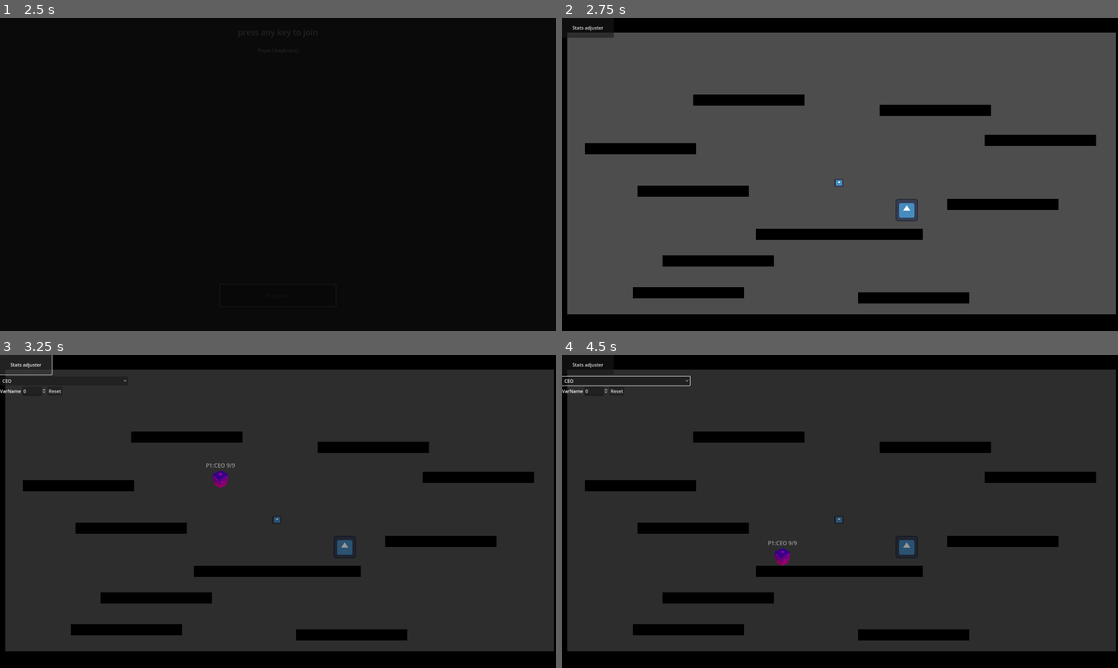
Above: before the commit, frames 1-4 (two rows, left to right).
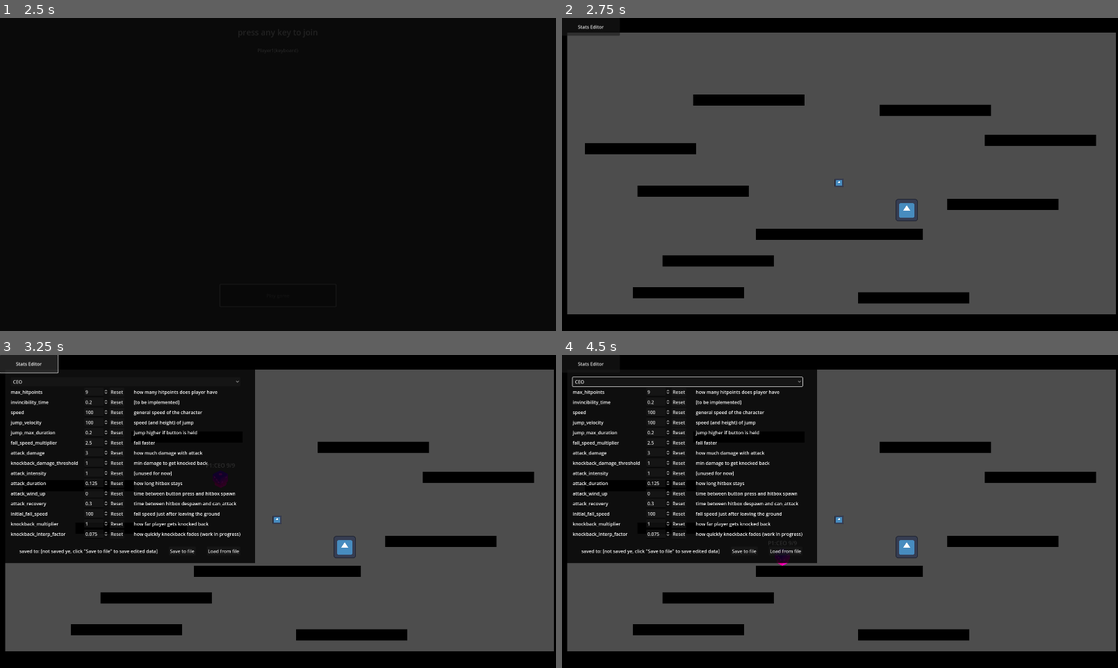
Above: after the commit, the same moments.

Repository: PlaySorbonne/projet-pixel
Game: Godot game, scene res://scenes/Menus/MenuPersistent.tscn
Same seed, same stepped clock (60 frames per second), same inputs: the game is played once before the commit and once after it. The engine's default icon, where the game draws it, is replaced by a stand-in: a white triangle on a blue panel in a dark square.
Inputs:
- Up to frame 1 (2.5 s): click "Start" at 0.5 s; tap Enter (attack) at 1.25 s; hold D (right) 1.28-2 s; hold Enter (attack) 1.28-2 s; tap Space (jump) at 1.52, 1.55, 1.82 s; click "Play game" at 2 s
- Up to frame 2 (2.75 s): no input
- Up to frame 3 (3.25 s): click "Stats adjuster" (after the commit: "Stats Editor") at 2.75 s
- Up to frame 4 (4.5 s): click "CEO" at 3.5 s; click "Reset" at 4.25 s

Frame 1 is identical in both runs. In frame 2, 0.1% of the frame differs, in the area x 1-11%, y 2-7%; in frame 3, 77%; in frame 4, 77%, in the area x 0-100%, y 2-95%.

Commit message:
GD tool UI complete

Diff:
--- a/scenes/Tools/adjust_stats.tscn
+++ b/scenes/Tools/adjust_stats.tscn
@@ -17,35 +17,148 @@
 
 [node name="ColorRect" type="ColorRect" parent="Adjuster"]
 layout_mode = 1
-anchors_preset = 15
-anchor_right = 1.0
-anchor_bottom = 1.0
+anchors_preset = -1
+anchor_left = 0.004
+anchor_right = 0.459
+anchor_bottom = 0.665
+offset_left = -7.68
+offset_right = -0.280029
+offset_bottom = -0.200012
 grow_horizontal = 2
 grow_vertical = 2
-color = Color(0, 0, 0, 0.407843)
+color = Color(0, 0, 0, 0.819608)
 
 [node name="VBoxContainer" type="VBoxContainer" parent="Adjuster"]
 layout_mode = 1
 anchors_preset = -1
-anchor_top = 0.069
-anchor_right = 0.23
-anchor_bottom = 1.0
-offset_top = -0.520004
-offset_right = 0.399994
+anchor_left = 0.019
+anchor_top = 0.071
+anchor_right = 0.433
+anchor_bottom = 0.648
+offset_left = 0.519997
+offset_top = 0.32
+offset_right = -0.360046
+offset_bottom = 0.159973
 grow_vertical = 2
 
 [node name="OptionButton" type="OptionButton" parent="Adjuster/VBoxContainer"]
 layout_mode = 2
 
-[node name="HBoxContainer" parent="Adjuster/VBoxContainer" instance=ExtResource("2_ajrgc")]
+[node name="VariableAdjuster" parent="Adjuster/VBoxContainer" instance=ExtResource("2_ajrgc")]
 layout_mode = 2
+variable_name = "max_hitpoints"
+variable_description = "how many hitpoints does player have"
+is_integer = true
+
+[node name="VariableAdjuster14" parent="Adjuster/VBoxContainer" instance=ExtResource("2_ajrgc")]
+layout_mode = 2
+variable_name = "invincibility_time"
+variable_description = "[to be implemented]"
+
+[node name="VariableAdjuster15" parent="Adjuster/VBoxContainer" instance=ExtResource("2_ajrgc")]
+layout_mode = 2
+variable_name = "speed"
+variable_description = "general speed of the character"
+
+[node name="VariableAdjuster2" parent="Adjuster/VBoxContainer" instance=ExtResource("2_ajrgc")]
+layout_mode = 2
+variable_name = "jump_velocity"
+variable_description = "speed (and height) of jump"
+
+[node name="VariableAdjuster3" parent="Adjuster/VBoxContainer" instance=ExtResource("2_ajrgc")]
+layout_mode = 2
+variable_name = "jump_max_duration"
+variable_description = "jump higher if button is held"
+
+[node name="VariableAdjuster4" parent="Adjuster/VBoxContainer" instance=ExtResource("2_ajrgc")]
+layout_mode = 2
+variable_name = "fall_speed_multiplier"
+variable_description = "fall faster"
+
+[node name="VariableAdjuster5" parent="Adjuster/VBoxContainer" instance=ExtResource("2_ajrgc")]
+layout_mode = 2
+variable_name = "attack_damage"
+variable_description = "how much damage with attack"
+is_integer = true
+
+[node name="VariableAdjuster6" parent="Adjuster/VBoxContainer" instance=ExtResource("2_ajrgc")]
+layout_mode = 2
+variable_name = "knockback_damage_threshold"
+variable_description = "min damage to get knocked back"
+is_integer = true
+
+[node name="VariableAdjuster7" parent="Adjuster/VBoxContainer" instance=ExtResource("2_ajrgc")]
+layout_mode = 2
+variable_name = "attack_intensity"
+variable_description = "[unused for now]"
+is_integer = true
+
+[node name="VariableAdjuster8" parent="Adjuster/VBoxContainer" instance=ExtResource("2_ajrgc")]
+layout_mode = 2
+variable_name = "attack_duration"
+variable_description = "how long hitbox stays"
+
+[node name="VariableAdjuster9" parent="Adjuster/VBoxContainer" instance=ExtResource("2_ajrgc")]
+layout_mode = 2
+variable_name = "attack_wind_up"
+variable_description = "time between button press and hitbox spawn"
+
+[node name="VariableAdjuster10" parent="Adjuster/VBoxContainer" instance=ExtResource("2_ajrgc")]
+layout_mode = 2
+variable_name = "attack_recovery"
+variable_description = "time between hitbox despawn and can_attack"
+
+[node name="VariableAdjuster11" parent="Adjuster/VBoxContainer" instance=ExtResource("2_ajrgc")]
+layout_mode = 2
+variable_name = "initial_fall_speed"
+variable_description = "fall speed just after leaving the ground"
+
+[node name="VariableAdjuster12" parent="Adjuster/VBoxContainer" instance=ExtResource("2_ajrgc")]
+layout_mode = 2
+variable_name = "knockback_multiplier"
+variable_description = "how far player gets knocked back"
+
+[node name="VariableAdjuster13" parent="Adjuster/VBoxContainer" instance=ExtResource("2_ajrgc")]
+layout_mode = 2
+variable_name = "knockback_interp_factor"
+variable_description = "how quickly knockback fades (work in progress)"
+
+[node name="Control" type="Control" parent="Adjuster/VBoxContainer"]
+custom_minimum_size = Vector2(0, 20)
+layout_mode = 2
+
+[node name="HBoxContainer" type="HBoxContainer" parent="Adjuster/VBoxContainer"]
+layout_mode = 2
+alignment = 2
+
+[node name="LabelLastPath" type="Label" parent="Adjuster/VBoxContainer/HBoxContainer"]
+layout_mode = 2
+text = "saved to: [not saved ye, click \"Save to file\" to save edited data]"
+
+[node name="Spacer1" type="Control" parent="Adjuster/VBoxContainer/HBoxContainer"]
+custom_minimum_size = Vector2(30, 0)
+layout_mode = 2
+
+[node name="ButtonSave" type="Button" parent="Adjuster/VBoxContainer/HBoxContainer"]
+layout_mode = 2
+text = "Save to file"
+
+[node name="Spacer2" type="Control" parent="Adjuster/VBoxContainer/HBoxContainer"]
+custom_minimum_size = Vector2(30, 0)
+layout_mode = 2
+
+[node name="ButtonLoad" type="Button" parent="Adjuster/VBoxContainer/HBoxContainer"]
+layout_mode = 2
+text = "Load from file"
 
 [node name="Button" type="Button" parent="."]
 anchors_preset = -1
-anchor_right = 0.093
-anchor_bottom = 0.063
-offset_right = 0.440002
-offset_bottom = -0.0400009
-text = "Stats adjuster"
+anchor_right = 0.104
+anchor_bottom = 0.056
+offset_right = 0.319992
+offset_bottom = 0.519997
+text = "Stats Editor"
 
+[connection signal="item_selected" from="Adjuster/VBoxContainer/OptionButton" to="." method="_on_option_button_item_selected"]
+[connection signal="pressed" from="Adjuster/VBoxContainer/HBoxContainer/ButtonSave" to="." method="_on_button_save_pressed"]
 [connection signal="pressed" from="Button" to="." method="_on_button_pressed"]
--- a/scenes/Tools/variable_adjuster.tscn
+++ b/scenes/Tools/variable_adjuster.tscn
@@ -1,14 +1,30 @@
-[gd_scene format=3 uid="uid://djuptrxjle0ux"]
+[gd_scene load_steps=2 format=3 uid="uid://djuptrxjle0ux"]
+
+[ext_resource type="Script" path="res://scripts/variable_adjuster.gd" id="1_uby5d"]
 
 [node name="VariableAdjuster" type="HBoxContainer"]
+script = ExtResource("1_uby5d")
 
-[node name="Label" type="Label" parent="."]
+[node name="LabelName" type="Label" parent="."]
+custom_minimum_size = Vector2(250, 0)
 layout_mode = 2
 text = "VarName"
 
 [node name="SpinBox" type="SpinBox" parent="."]
 layout_mode = 2
+step = 0.001
 
-[node name="Button" type="Button" parent="."]
+[node name="ButtonReset" type="Button" parent="."]
 layout_mode = 2
 text = "Reset"
+
+[node name="Spacer" type="Control" parent="."]
+custom_minimum_size = Vector2(25, 0)
+layout_mode = 2
+
+[node name="Description" type="Label" parent="."]
+layout_mode = 2
+text = "description"
+
+[connection signal="value_changed" from="SpinBox" to="." method="_on_spin_box_value_changed"]
+[connection signal="pressed" from="ButtonReset" to="." method="_on_button_reset_pressed"]
--- a/scripts/adjust_stats.gd
+++ b/scripts/adjust_stats.gd
@@ -1,11 +1,27 @@
 extends CanvasLayer
 
 var is_active := false
+var last_open_file_path : String = "user://ProjetPixelGDdata.txt"
 @onready var char_selector := $Adjuster/VBoxContainer/OptionButton
+@onready var saved_path_node := $Adjuster/VBoxContainer/HBoxContainer/LabelLastPath
+var variable_adjusters : Array = []
+var variables_data : Dictionary = {}
 
 func _ready():
+	for c in $Adjuster/VBoxContainer.get_children():
+		if c.has_method("_on_description_changed"):
+			variable_adjusters.append(c)
 	for ev in PlayerCharacter.Evolutions.keys():
 		char_selector.add_item(ev)
+		var evolution_data = {}
+		var curr_ev = PlayerCharacter.Evolutions[ev]
+		var p : PlayerCharacter = PlayerCharacter.EvolutionCharacters[curr_ev].instantiate()
+		for adj : VariableAdjuster in variable_adjusters:
+			evolution_data[adj.variable_name] = p.get(adj.variable_name)
+			if ev == "CEO":
+				adj.variable_default_value = evolution_data[adj.variable_name]
+		p.queue_free()
+		variables_data[ev] = evolution_data
 	char_selector.select(0)
 	set_adjuster_active(false)
 
@@ -15,3 +31,11 @@
 func set_adjuster_active(new_active : bool):
 	is_active = new_active
 	$Adjuster.visible = is_active
+
+func _on_button_save_pressed():
+	var save_game = FileAccess.open(last_open_file_path, FileAccess.WRITE)
+	save_game.store_line(JSON.stringify(variables_data))
+	saved_path_node.text = "saved to: " + last_open_file_path
+
+func _on_option_button_item_selected(index):
+	$Adjuster/VBoxContainer/OptionButton.get_item_text(index)
--- /dev/null
+++ b/scripts/variable_adjuster.gd
@@ -0,0 +1,38 @@
+@tool
+extends HBoxContainer
+class_name VariableAdjuster
+
+@export var variable_name := "HaelthPionts" : set=_on_var_name_changed
+@export var variable_description := "descritpion" : set=_on_description_changed
+@export var is_integer := false
+
+var value = -1
+var target_object : PlayerCharacter.Evolutions = PlayerCharacter.Evolutions.CEO
+var variable_default_value = -1 : set=_on_default_value_changed
+
+func _ready():
+	if is_integer:
+		$SpinBox.rounded = true
+		$LabelName.text = variable_name
+		$SpinBox.step = 1
+
+func _on_default_value_changed(new_val):
+	$SpinBox.value = new_val
+	variable_default_value = new_val
+
+func _on_description_changed(new_val : String):
+	variable_description = new_val
+	$Description.text = variable_description
+
+func _on_var_name_changed(new_val : String):
+	variable_name = new_val
+	$LabelName.text = variable_name
+
+func _on_button_reset_pressed():
+	$SpinBox.value = variable_default_value
+
+func _on_spin_box_value_changed(new_val : float):
+	if is_integer:
+		value = int(new_val)
+	else:
+		value = new_val
